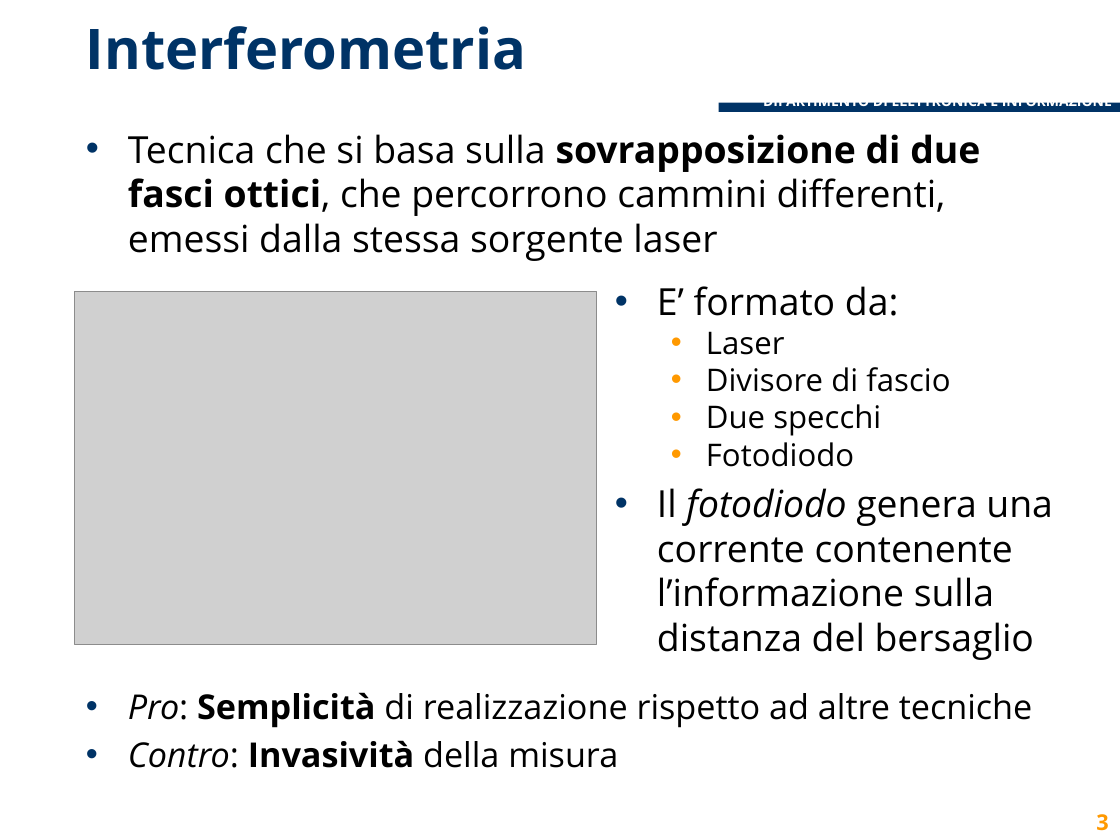
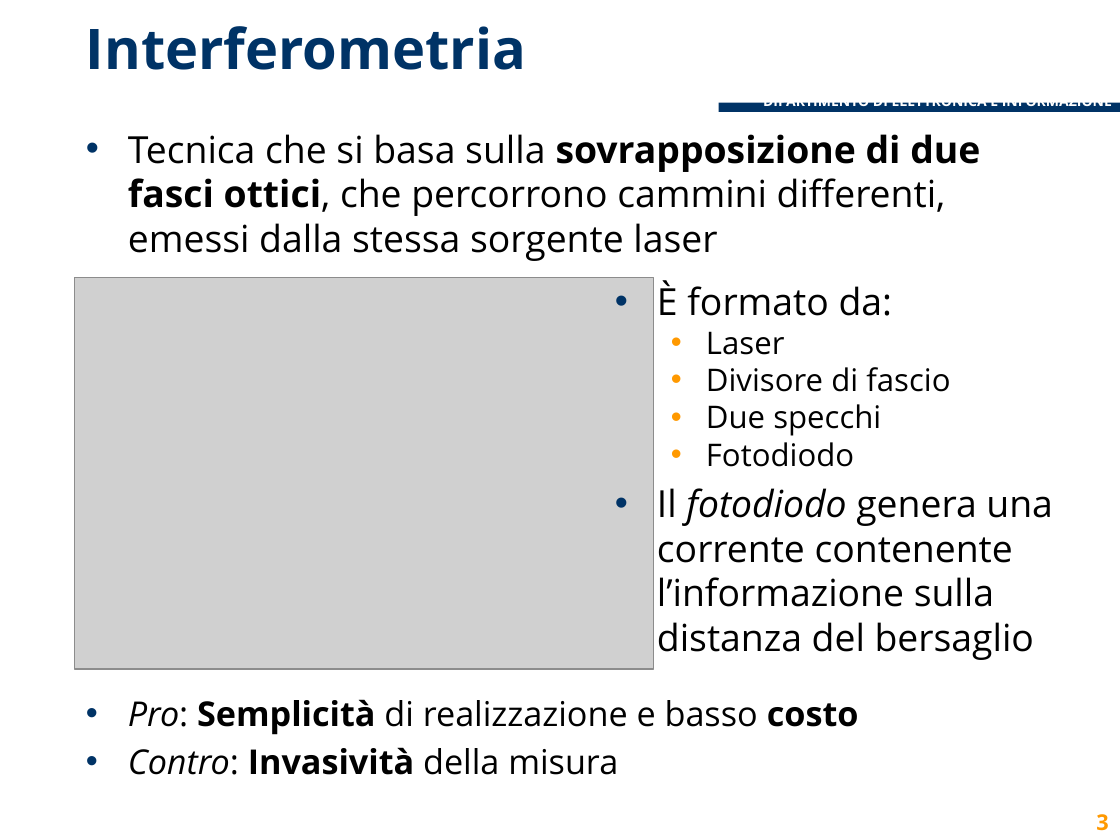
Before and after one commit to lcavagnispolimi/thesis_latex, a slide deck: slide 3 of presentazione_discussione.pptx. Drawn at 1120x840 pixels with LibreOffice and Linux fonts; fonts in the diff are those of the drawing; grey boxes stand for pictures; background and template pictures are left out. Boxes give left, top, right and bottom in pixels: in the first picture for what was removed or moved away, otherwise in the second. Text is boxed around its words. In the diff, an @@ line names an element or a change of style, - is before the commit and + after.

```diff
--- a/presentazione_discussione.pptx
+++ b/presentazione_discussione.pptx
@@ picture: place and size @@
-picture at (75, 291, 597, 644)
+picture at (75, 278, 654, 670)
@@ text at (657, 281, 893, 316): text changed @@
-• E’ formato da:
+• È formato da:
@@ text "Pro: Semplicità di realizzazione e ...": place and size @@
-text "Pro: Semplicità di realizzazione e ..." at (128, 692, 1032, 768)
+text "Pro: Semplicità di realizzazione e ..." at (128, 699, 859, 775)
@@ text at (128, 699, 859, 735): text changed @@
-• Pro: Semplicità di realizzazione rispetto ad altre tecniche
+• Pro: Semplicità di realizzazione e basso costo
```
Also in this commit, not shown: 11 other slides changed.
